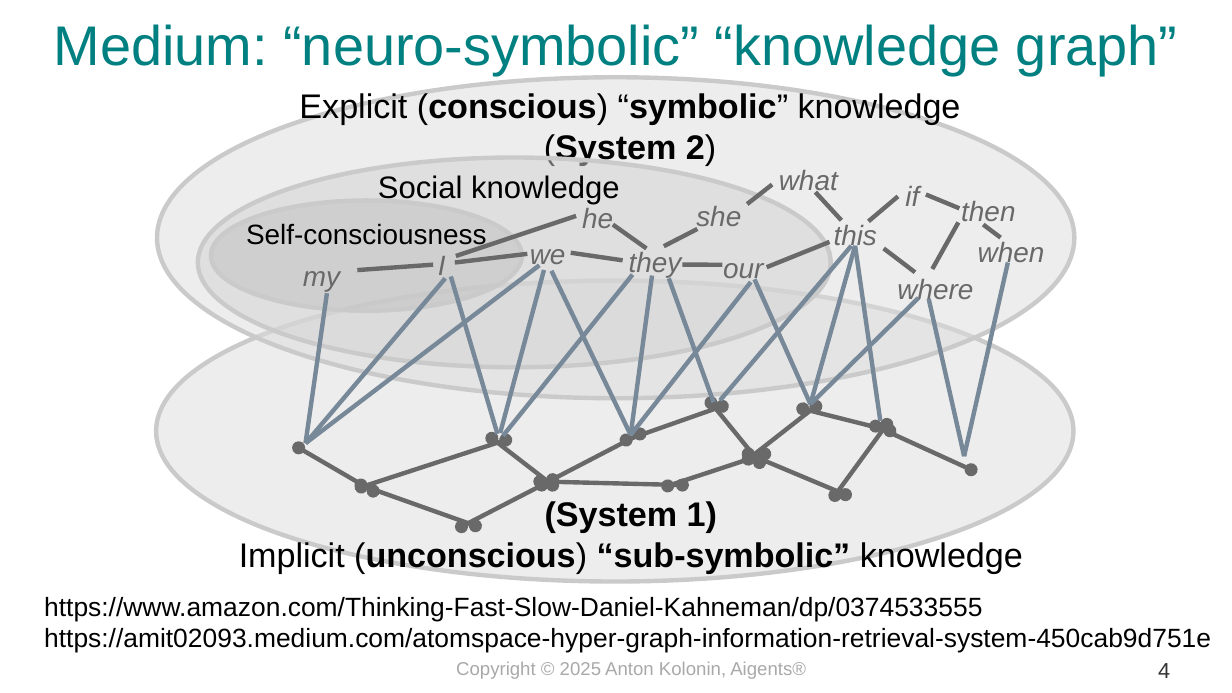
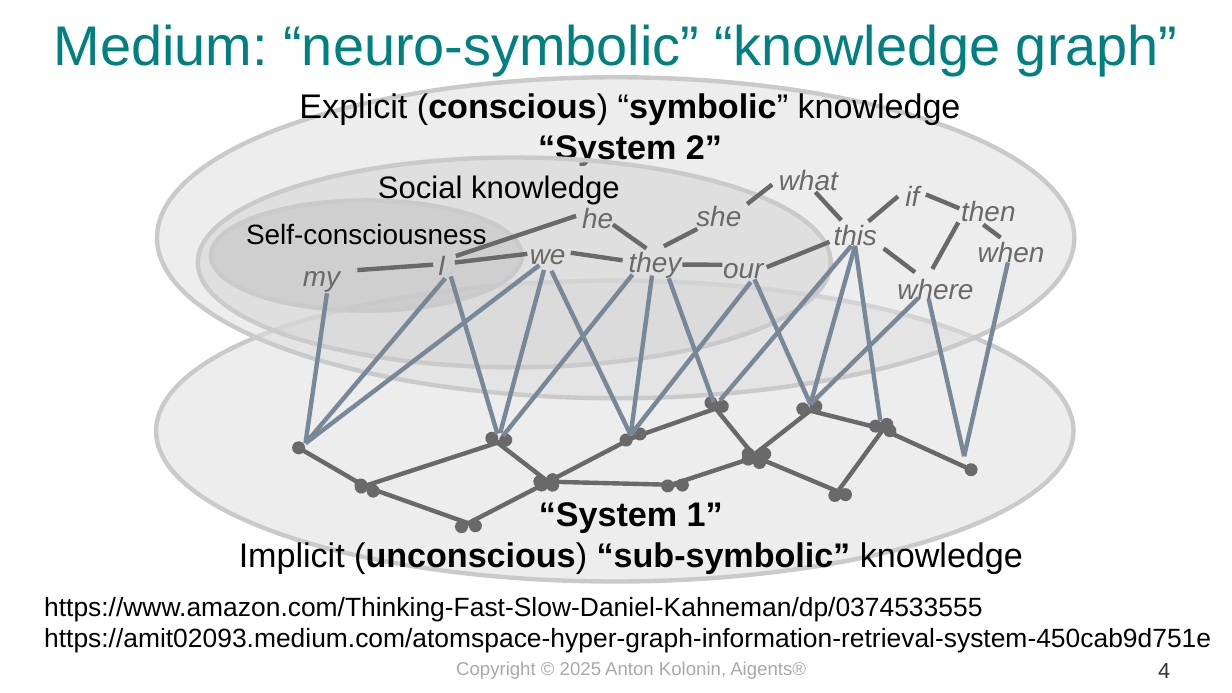
Before and after one commit to aigents/iai, a slide deck: slide 4 of docs/2025/psyche_model_kolonin_en.odp. Drawn at 1232x693 pixels with LibreOffice and Linux fonts; fonts in the diff are those of the drawing. Boxes give left, top, right and bottom in pixels: in the first picture for what was removed or moved away, otherwise in the second. Text is boxed around its words. In the diff, an @@ line names an element or a change of style, - is before the commit and + after.

Commit message:
2 more slides

```diff
--- a/docs/2025/psyche_model_kolonin_en.odp
+++ b/docs/2025/psyche_model_kolonin_en.odp
@@ text at [538,135,722,165]: text changed @@
-(System 2)
+“System 2”
@@ text at [539,502,723,532]: text changed @@
-(System 1)
+“System 1”
```
Also in this commit, not shown: 1 other slide changed, 2 slides added, 1 other file.
